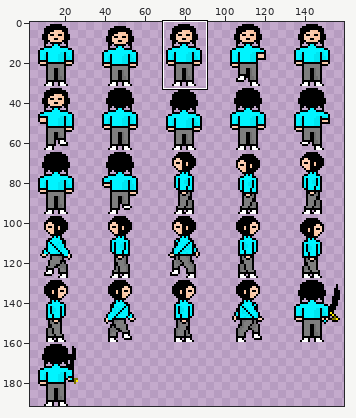
Sprite sheet, stored at public/creatures/player.png. Above: a wide view before the commit, with the close-up outlined.
Close-up. Before the commit:
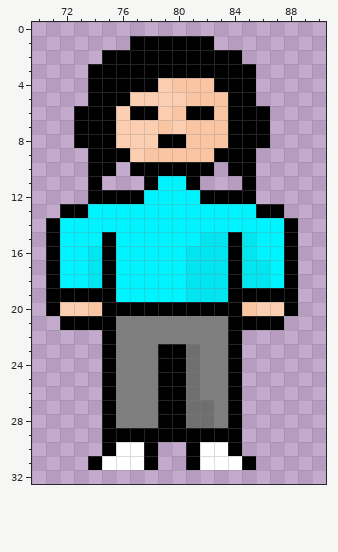
The file is 160x192 pixels. Shown: x 70..90, y 0..32. The wide view leaves out empty margins. The commit also changed other parts of the picture, which this record leaves out.
The same view after the edit:
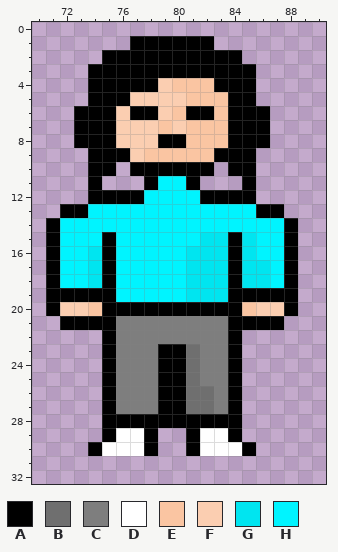
Palette (. is transparent): A #000000  B #6f6f6f  C #7e7e7e  D #ffffff  E #fac5a2  F #fbceb1  G #00e5f0  H #00f4ff
Changes in this commit:
y 26: x 82 C -> B
y 28: x 76..78 CCC -> AAA; x 81..83 BBC -> AAA
y 29: x 76..77 AA -> DD; x 79..80 AA -> ..; x 82..83 AA -> DD
y 30: x 74..75 .A -> AD; x 84..85 A. -> DA
y 31: x 74..78 ADDDA -> .....; x 81..85 ADDDA -> .....
Boxes around the changes in both close-ups, in picture pixels (x1, y1, x2, y2):
changed: (88, 386, 256, 470)
